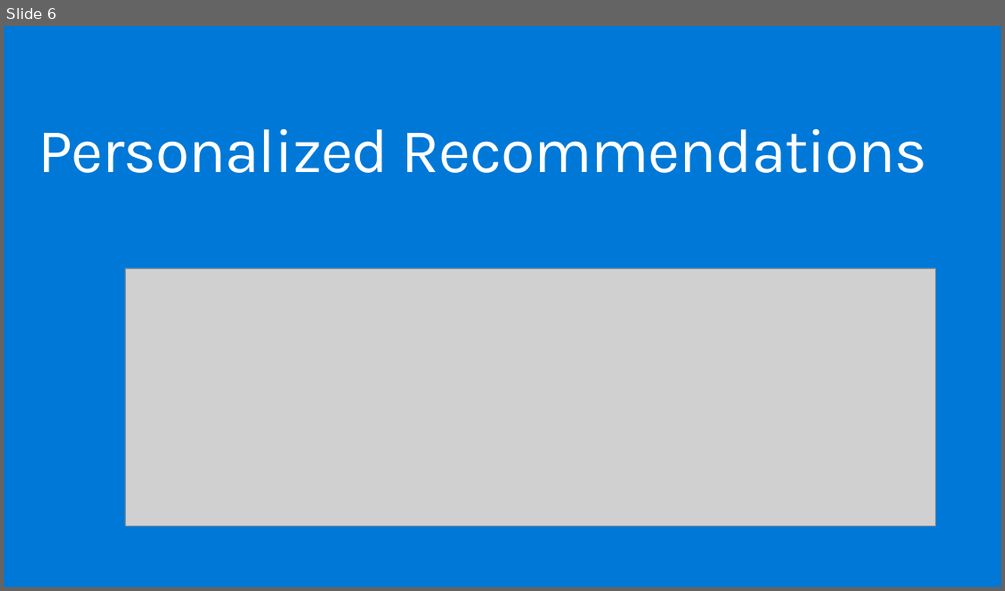
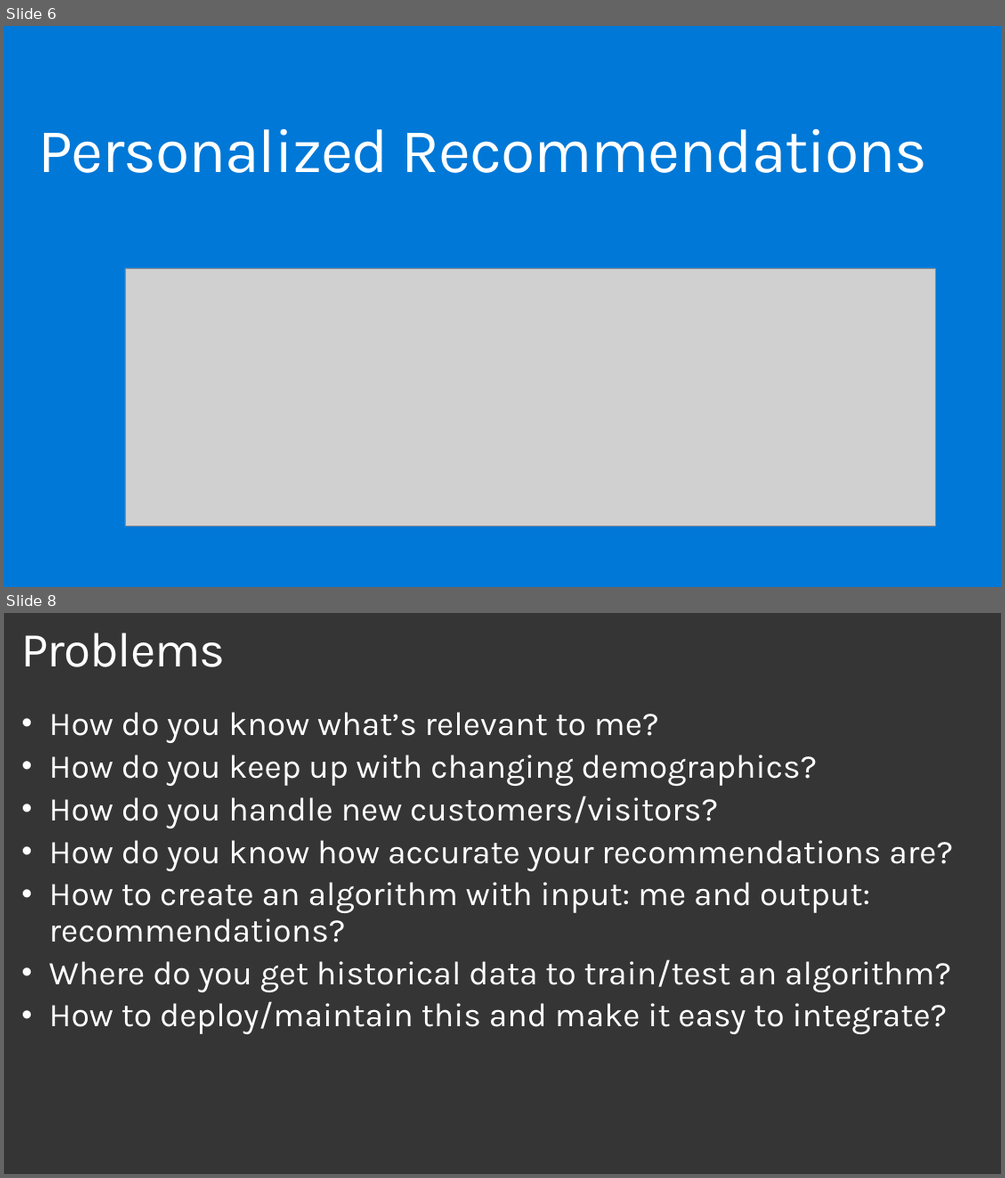
Before and after one commit to plzm/events, a slide deck: GraniteStateCodeCamp2019/gscc19-pelazem.pptx. Shown one above the other, each under a label of ours: slide 6 before the commit, slides 6 and 8 after it; the slides between them are not shown. The pictures are 1005x591 and 1005x1178 pixels, drawn with LibreOffice and Linux fonts; fonts in the diff are those of the drawing; grey boxes stand for pictures; background and template pictures are left out. Boxes give left, top, right and bottom in pixels: in the first picture for what was removed or moved away, otherwise in the second. Text is boxed around its words. In the diff, an @@ line names an element or a change of style, - is before the commit and + after.

```diff
--- a/GraniteStateCodeCamp2019/gscc19-pelazem.pptx
+++ b/GraniteStateCodeCamp2019/gscc19-pelazem.pptx
@@ slide 8 added at (4,613,1001,1174), background picture (left out) @@
@@ title added at (22,633,225,667), 47 pt, text #FFFFFF @@
+Problems
@@ text added at (49,712,953,1034), 32 pt, text #FFFFFF @@
+• How do you know what’s relevant to me?
+• How do you keep up with changing demographics?
+• How do you handle new customers/visitors?
+• How do you know how accurate your recommendations are?
+• How to create an algorithm with input: me and output: recommendations?
+• Where do you get historical data to train/test an algorithm?
+• How to deploy/maintain this and make it easy to integrate?
```
Also in this commit, not shown: 5 slides changed, 3 other slides added, 1 slide removed.
